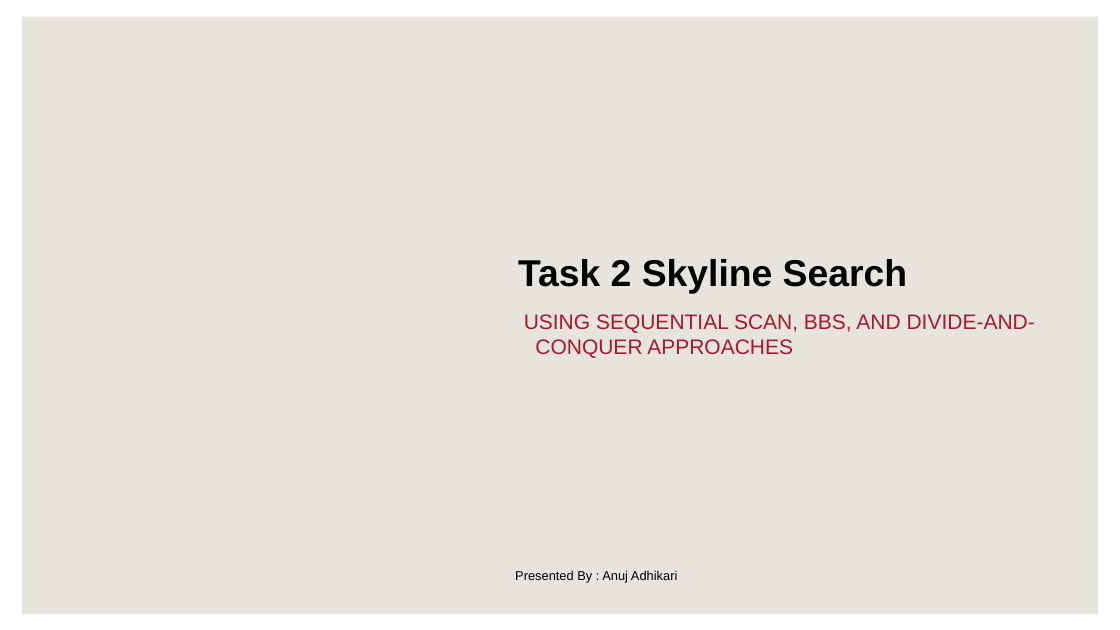
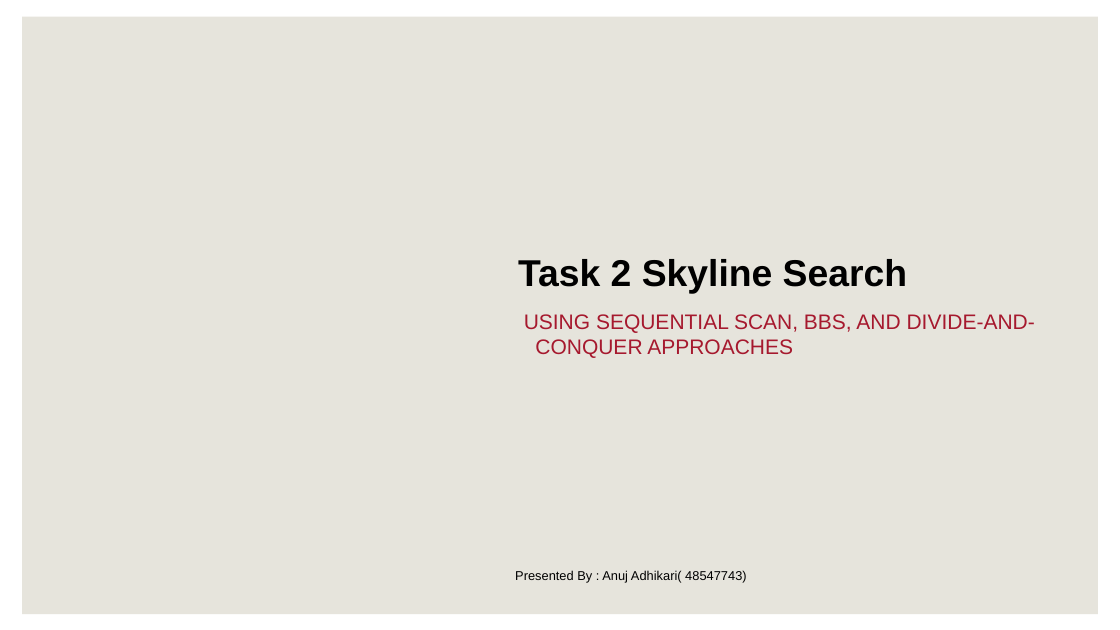
Before and after one commit to gdbhatt/Big-Data-Assignment2, a slide deck: slide 4 of Slides.pptx. Drawn at 1120x630 pixels with LibreOffice and Linux fonts; fonts in the diff are those of the drawing; background and template pictures are left out. Boxes give left, top, right and bottom in pixels: in the first picture for what was removed or moved away, otherwise in the second. Text is boxed around its words. In the diff, an @@ line names an element or a change of style, - is before the commit and + after.

Commit message:
slides update

```diff
--- a/Slides.pptx
+++ b/Slides.pptx
@@ text at bbox=[515, 570, 746, 583]: text changed @@
-Presented By : Anuj Adhikari
+Presented By : Anuj Adhikari( 48547743)
```
Also in this commit, not shown: 3 other slides changed, 1 other file.
